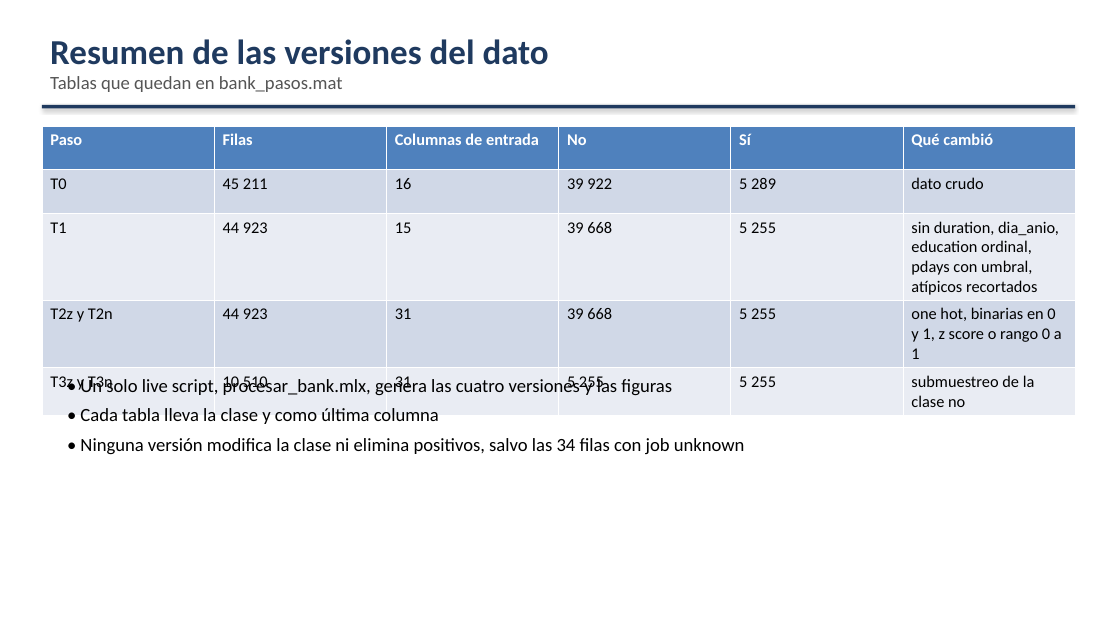
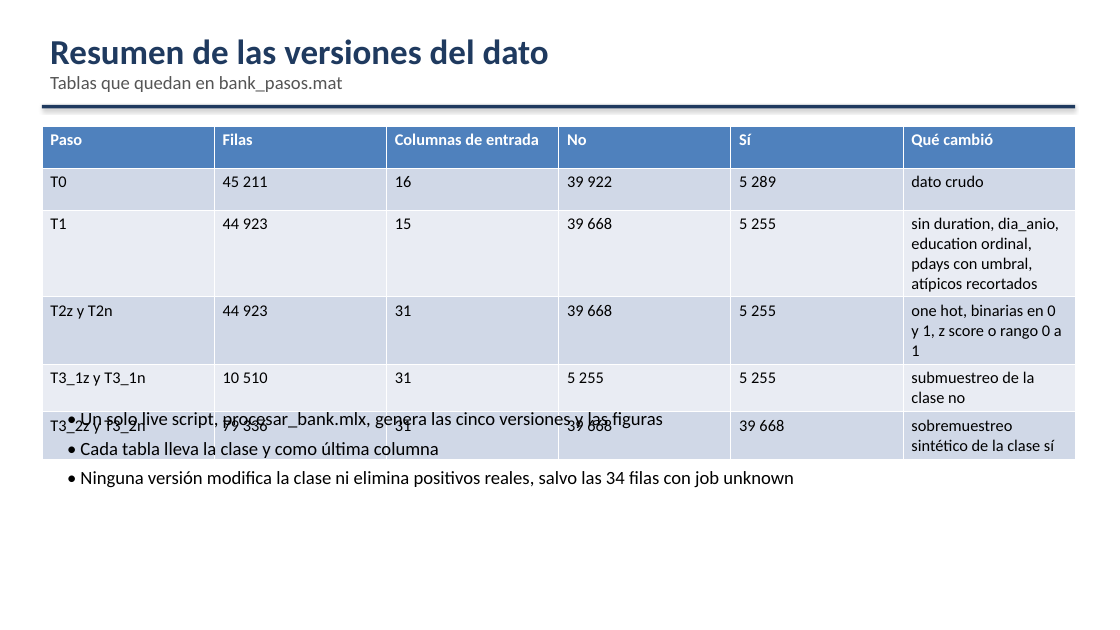
Before and after one commit to Checho019/maestria-inteligencia-computacional, a slide deck: slide 14 of Exposicion Bank/exposicion_bank.pptx (slide 13 before the commit). Drawn at 1120x630 pixels with LibreOffice and Linux fonts; fonts in the diff are those of the drawing. Boxes give left, top, right and bottom in pixels: in the first picture for what was removed or moved away, otherwise in the second. Text is boxed around its words. In the diff, an @@ line names an element or a change of style, - is before the commit and + after.

Commit message:
Exposicion Bank: segundo camino de balanceo por sobremuestreo, education ordinal sin escalar y correcciones de la revision

```diff
--- a/Exposicion Bank/exposicion_bank.pptx
+++ b/Exposicion Bank/exposicion_bank.pptx
@@ table at bbox=[42, 126, 1075, 455] @@
-row 5: T3z y T3n | 10 510 | 31 | 5 255 | 5 255 | submuestreo de la clase no
+row 5: T3_1z y T3_1n | 10 510 | 31 | 5 255 | 5 255 | submuestreo de la clase no
+row 6: T3_2z y T3_2n | 79 336 | 31 | 39 668 | 39 668 | sobremuestreo sintético de la clase sí
@@ text "• Un solo live script, ...": place and size @@
-text "• Un solo live script, ..." at bbox=[80, 377, 745, 455]
+text "• Un solo live script, ..." at bbox=[80, 410, 794, 488]
@@ text at bbox=[80, 410, 570, 431]: text changed @@
-• Un solo live script, procesar_bank.mlx, genera las cuatro versiones y las figuras
+• Un solo live script, procesar_bank.mlx, genera las cinco versiones y las figuras
@@ text at bbox=[80, 471, 794, 488]: text changed @@
-• Ninguna versión modifica la clase ni elimina positivos, salvo las 34 filas con job unknown
+• Ninguna versión modifica la clase ni elimina positivos reales, salvo las 34 filas con job unknown
```
Also in this commit, not shown: 11 other slides changed, 1 slide added, 12 other files.
